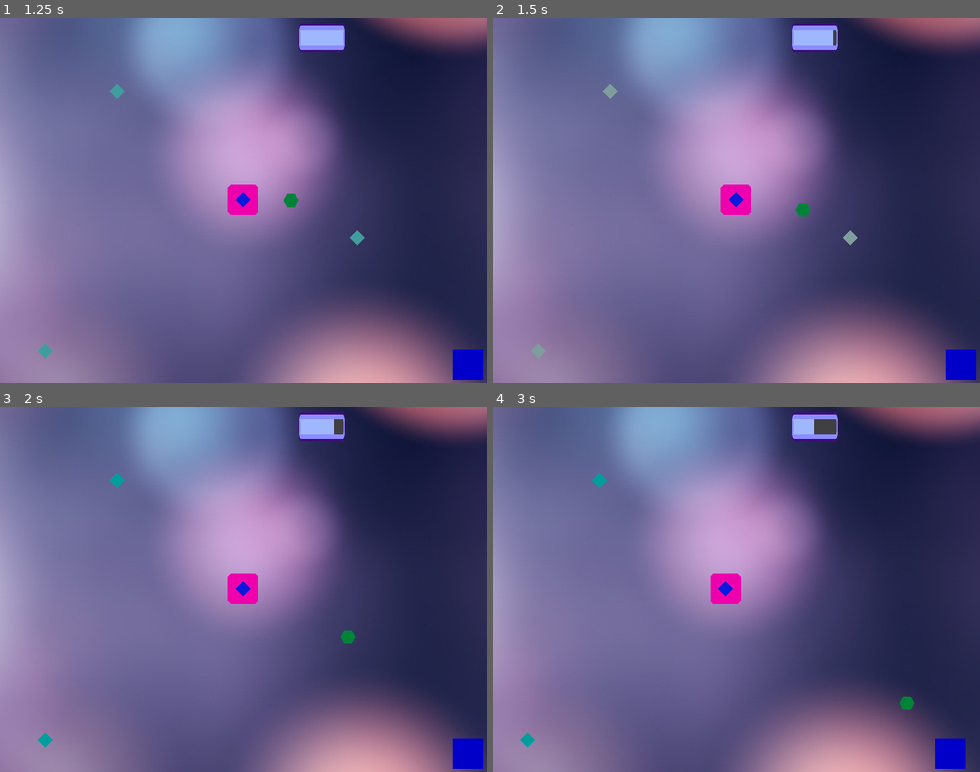
Above: before the commit, frames 1-4 (two rows, left to right).
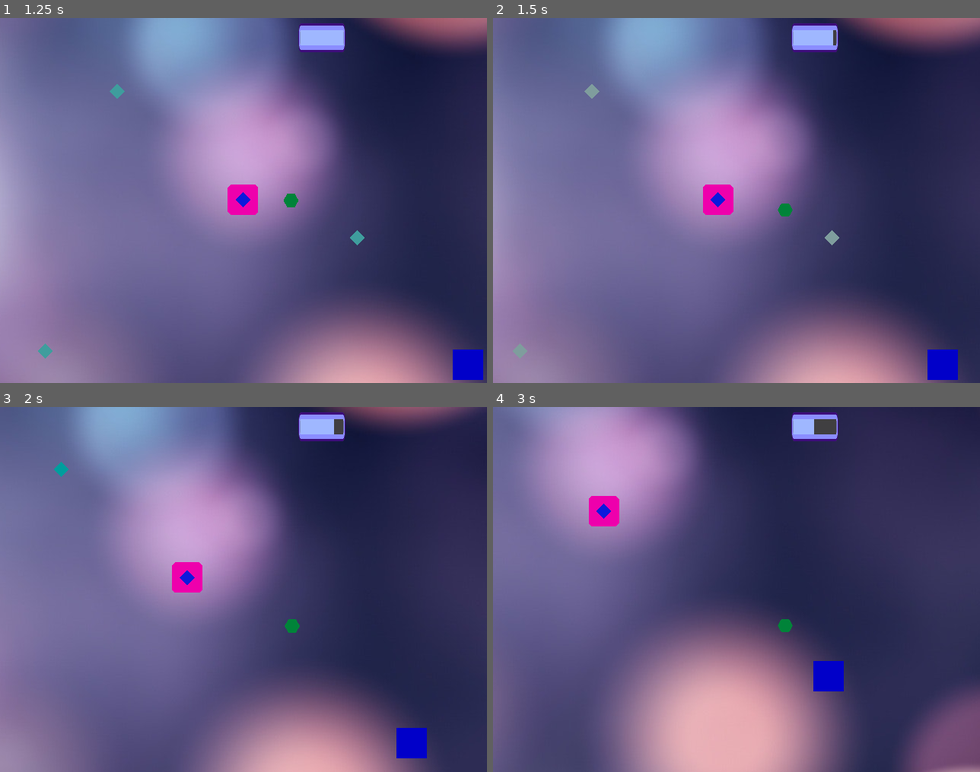
Above: after the commit, the same moments.

Repository: rikkiprince/ggj19-yyc-home
Game: Godot game, scene res://MainScene.tscn
The game is run twice, just before and just after one commit, with the same random seed, the same clock (stepped at 60 frames per second) and the same inputs.
Inputs:
- Up to frame 1 (1.25 s): tap Enter (ui_accept) at 0.5 s; hold D from 0.53 s (still down); hold Enter (ui_accept) from 0.53 s (still down)
- Up to frame 2 (1.5 s): release D at 1.28 s; release Enter (ui_accept) at 1.28 s; hold S from 1.28 s (still down); tap Enter (ui_accept) at 1.35 s
- Up to frame 3 (2 s): keep holding S; tap Enter (ui_accept) at 1.52, 1.82 s
- Up to frame 4 (3 s): release S at 2.03 s; hold D 2.03-2.78 s; hold Enter (ui_accept) 2.03-2.78 s; hold W from 2.78 s (still down); tap Enter (ui_accept) at 2.85 s

Frame 1 is identical in both runs. In frame 2, 10% of the frame differs, in the area x 4-100%, y 0-100%; in frame 3, 43%; in frame 4, 65%, in the area x 0-100%, y 0-100%.
Error before the commit: Invalid set index 'paused' (on base: 'null instance') with value of type 'bool'. (res://MainScene.gd:18)

Commit message:
Added maze and spin maze

Diff:
--- /dev/null
+++ b/godot-project/Enemies/MazeA/MazeA.tscn
@@ -0,0 +1,31 @@
+[gd_scene load_steps=2 format=2]
+
+[ext_resource path="res://Enemies/MazeA/MazeA.png" type="Texture" id=1]
+
+[node name="Maze" type="Node2D" index="0"]
+
+[node name="KinematicBody2D" type="KinematicBody2D" parent="." index="0"]
+
+input_pickable = false
+collision_layer = 1
+collision_mask = 1
+collision/safe_margin = 0.08
+
+[node name="CollisionPolygon2D" type="CollisionPolygon2D" parent="KinematicBody2D" index="0"]
+
+build_mode = 0
+polygon = PoolVector2Array( -600, -300, -570, -300, -570, 50, -450, 50, -450, 70, -570, 70, -570, 280, -130, 280, -130, 160, -100, 160, -100, 280, 100, 280, 480, 280, 480, 310, -600, 310 )
+
+[node name="CollisionPolygon2D2" type="CollisionPolygon2D" parent="KinematicBody2D" index="1"]
+
+build_mode = 0
+polygon = PoolVector2Array( 100, 270, 130, 270, 130, 190, 250, 190, 250, 70, 360, 70, 360, -160, 480, -160, 480, -190, 220, -190, 220, -40, 250, -40, 250, -160, 330, -160, 330, 40, 130, 40, 130, -70, 10, -70, 10, -190, -130, -190, -130, -160, -10, -160, -10, -50, -10, -40, 100, -40, 100, 70, 220, 70, 220, 160, 10, 160, 10, 40, -20, 40, -20, 190, 100, 190 )
+
+[node name="CollisionPolygon2D3" type="CollisionPolygon2D" parent="KinematicBody2D" index="2"]
+
+build_mode = 0
+polygon = PoolVector2Array( 570, 310, 590, 310, 600, 310, 600, -310, -480, -310, -480, -270, -240, -270, -240, -70, -450, -70, -450, -160, -340, -160, -340, -190, -480, -190, -480, -40, -360, -40, -360, 70, -330, 70, -330, -40, -130, -40, -130, 40, -250, 40, -250, 160, -480, 160, -480, 190, -220, 190, -220, 70, -100, 70, -100, -70, -220, -70, -220, -280, 570, -280, 570, -70, 450, -70, 450, 70, 480, 70, 480, -40, 570, -40, 570, 160, 330, 160, 330, 190, 570, 190 )
+
+[node name="Sprite" type="Sprite" parent="." index="1"]
+
+texture = ExtResource( 1 )
--- /dev/null
+++ b/godot-project/Enemies/MazeSpin/KinematicBody2D.gd
@@ -0,0 +1,12 @@
+extends KinematicBody2D
+
+var rotation_speed = 0.04
+
+func _ready():
+	# Called when the node is added to the scene for the first time.
+	# Initialization here
+	pass
+
+
+func _process(delta):
+	self.rotation = (self.rotation  +  delta * rotation_speed)
--- /dev/null
+++ b/godot-project/Enemies/MazeSpin/MazeSpin.tscn
@@ -0,0 +1,33 @@
+[gd_scene load_steps=3 format=2]
+
+[ext_resource path="res://Enemies/MazeSpin/KinematicBody2D.gd" type="Script" id=1]
+[ext_resource path="res://Enemies/MazeA/MazeA.png" type="Texture" id=2]
+
+[node name="SpinMaze" type="Node2D" index="0"]
+
+[node name="SpinMazeBody" type="KinematicBody2D" parent="." index="0"]
+
+input_pickable = false
+collision_layer = 1
+collision_mask = 1
+collision/safe_margin = 0.08
+script = ExtResource( 1 )
+
+[node name="CollisionPolygon2D" type="CollisionPolygon2D" parent="SpinMazeBody" index="0"]
+
+build_mode = 0
+polygon = PoolVector2Array( -600, -300, -570, -300, -570, 50, -450, 50, -450, 70, -570, 70, -570, 280, -130, 280, -130, 160, -100, 160, -100, 280, 100, 280, 480, 280, 480, 310, -600, 310 )
+
+[node name="CollisionPolygon2D2" type="CollisionPolygon2D" parent="SpinMazeBody" index="1"]
+
+build_mode = 0
+polygon = PoolVector2Array( 100, 270, 130, 270, 130, 190, 250, 190, 250, 70, 360, 70, 360, -160, 480, -160, 480, -190, 220, -190, 220, -40, 250, -40, 250, -160, 330, -160, 330, 40, 130, 40, 130, -70, 10, -70, 10, -190, -130, -190, -130, -160, -10, -160, -10, -50, -10, -40, 100, -40, 100, 70, 220, 70, 220, 160, 10, 160, 10, 40, -20, 40, -20, 190, 100, 190 )
+
+[node name="CollisionPolygon2D3" type="CollisionPolygon2D" parent="SpinMazeBody" index="2"]
+
+build_mode = 0
+polygon = PoolVector2Array( 570, 310, 590, 310, 600, 310, 600, -310, -480, -310, -480, -270, -240, -270, -240, -70, -450, -70, -450, -160, -340, -160, -340, -190, -480, -190, -480, -40, -360, -40, -360, 70, -330, 70, -330, -40, -130, -40, -130, 40, -250, 40, -250, 160, -480, 160, -480, 190, -220, 190, -220, 70, -100, 70, -100, -70, -220, -70, -220, -280, 570, -280, 570, -70, 450, -70, 450, 70, 480, 70, 480, -40, 570, -40, 570, 160, 330, 160, 330, 190, 570, 190 )
+
+[node name="Sprite" type="Sprite" parent="SpinMazeBody" index="3"]
+
+texture = ExtResource( 2 )
--- a/godot-project/Levels/LevelNorth.tscn
+++ b/godot-project/Levels/LevelNorth.tscn
@@ -1,7 +1,9 @@
-[gd_scene load_steps=3 format=2]
+[gd_scene load_steps=5 format=2]
 
 [ext_resource path="res://Enemies/AstroidBelt/AstroidBelt.tscn" type="PackedScene" id=1]
 [ext_resource path="res://PowerUp/PowerUp.tscn" type="PackedScene" id=2]
+[ext_resource path="res://Enemies/MazeA/MazeA.tscn" type="PackedScene" id=3]
+[ext_resource path="res://Enemies/MazeSpin/MazeSpin.tscn" type="PackedScene" id=4]
 
 [node name="LevelNorth" type="Node2D" index="0"]
 
@@ -12,3 +14,17 @@
 [node name="PowerUp" parent="." index="1" instance=ExtResource( 2 )]
 
 position = Vector2( 374.148, 229.021 )
+
+[node name="Maze" parent="." index="2" instance=ExtResource( 3 )]
+
+position = Vector2( -370, 330 )
+scale = Vector2( 0.8, 0.8 )
+_sections_unfolded = [ "Transform" ]
+
+[node name="PowerUp2" parent="." index="3" instance=ExtResource( 2 )]
+
+position = Vector2( -380, 330 )
+
+[node name="SpinMaze" parent="." index="4" instance=ExtResource( 4 )]
+
+position = Vector2( 270, -870 )
--- a/godot-project/MainScene.gd
+++ b/godot-project/MainScene.gd
@@ -15,7 +15,7 @@
 		if k.name != "Background" && k.name != "UI" && k.name != "Music" && k.name != "HitSound":
 			k.set_visible(!pause)
 	get_node("Player").get_node("KinematicBody2D").paused = pause
-	get_node("SpikeyBoy").paused = pause
+	#get_node("SpikeyBoy").paused = pause
 	if (!pause):
 		gameStarted = true
 
--- a/godot-project/MainScene.tscn
+++ b/godot-project/MainScene.tscn
@@ -19,7 +19,7 @@
 [ext_resource path="res://Levels/LevelNorth.tscn" type="PackedScene" id=17]
 [ext_resource path="res://Levels/LevelEast.tscn" type="PackedScene" id=18]
 
-[node name="MainScene" type="Node" index="0"]
+[node name="MainScene" type="Node"]
 
 script = ExtResource( 1 )
 
@@ -63,16 +63,11 @@
 
 [node name="Player" parent="." index="7" instance=ExtResource( 7 )]
 
-editor/display_folded = true
 position = Vector2( -49.3312, 51.0264 )
 
 [node name="Camera2D" parent="Player/KinematicBody2D" index="1"]
 
-drag_margin_left = 0.7
-drag_margin_top = 0.7
-drag_margin_right = 0.7
-drag_margin_bottom = 0.7
-_sections_unfolded = [ "Drag Margin" ]
+_sections_unfolded = [ "Drag Margin", "Editor", "Limit" ]
 
 [node name="UI" type="CanvasLayer" parent="." index="8"]
 
@@ -174,7 +169,7 @@
 
 [node name="LevelEast" parent="." index="15" instance=ExtResource( 18 )]
 
-position = Vector2( 1174.01, -23.2477 )
+position = Vector2( 1170, -20 )
 
 [connection signal="deathSignal" from="Player/KinematicBody2D" to="UI/Node2D/TextureProgress" method="_on_KinematicBody2D_deathSignal"]
 
--- a/godot-project/Player/Player.tscn
+++ b/godot-project/Player/Player.tscn
@@ -72,6 +72,7 @@
 editor_draw_screen = true
 editor_draw_limits = false
 editor_draw_drag_margin = false
+_sections_unfolded = [ "Drag Margin", "Limit" ]
 
 [node name="CollisionShape2D" type="CollisionShape2D" parent="KinematicBody2D" index="2"]
 
Binary file added: godot-project/Enemies/BlinkyBoy/BlinkGif.gif
Binary file added: godot-project/Enemies/BlinkyBoy/BlinkyBoy.png
Not shown, added: godot-project/Enemies/BlinkyBoy/BlinkyBoy.png.import
Binary file added: godot-project/Enemies/BlinkyBoy/blink1.png
Not shown, added: godot-project/Enemies/BlinkyBoy/blink1.png.import
Binary file added: godot-project/Enemies/BlinkyBoy/blink2.png
Not shown, added: godot-project/Enemies/BlinkyBoy/blink2.png.import
Binary file added: godot-project/Enemies/BlinkyBoy/blink3.png
Not shown, added: godot-project/Enemies/BlinkyBoy/blink3.png.import
Binary file added: godot-project/Enemies/MazeA/MazeA.png
Not shown, added: godot-project/Enemies/MazeA/MazeA.png.import
